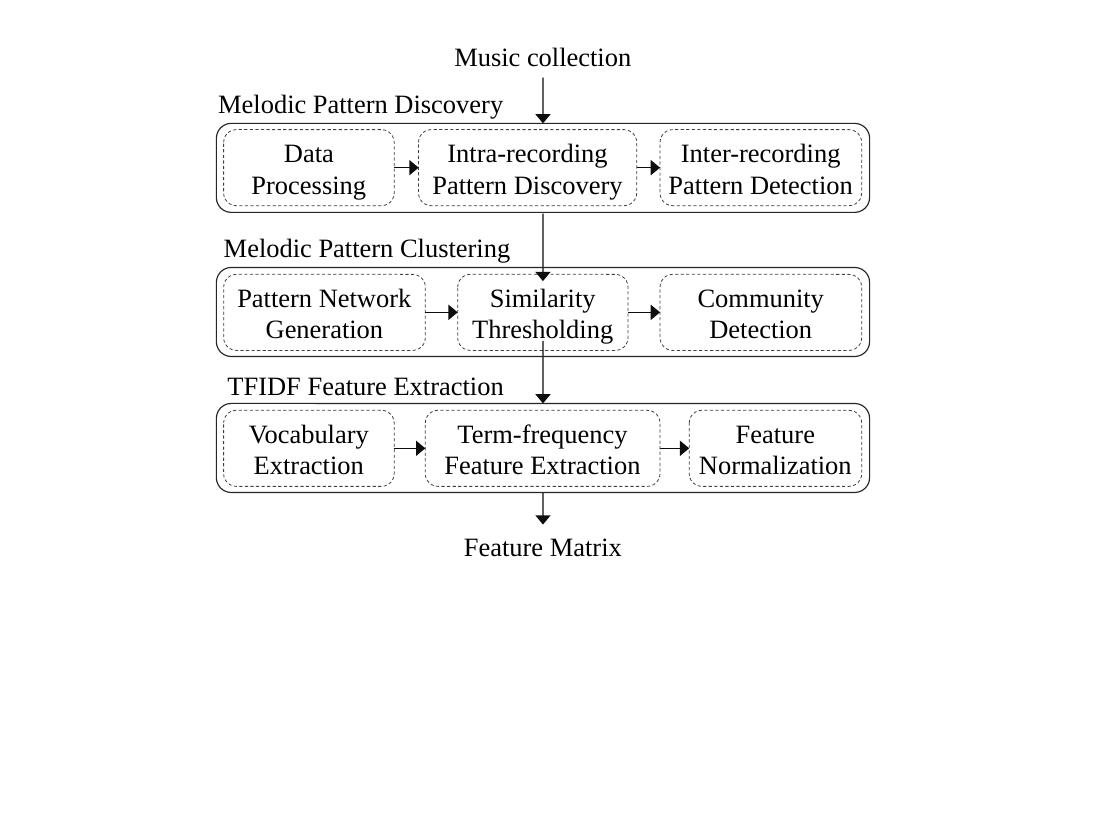
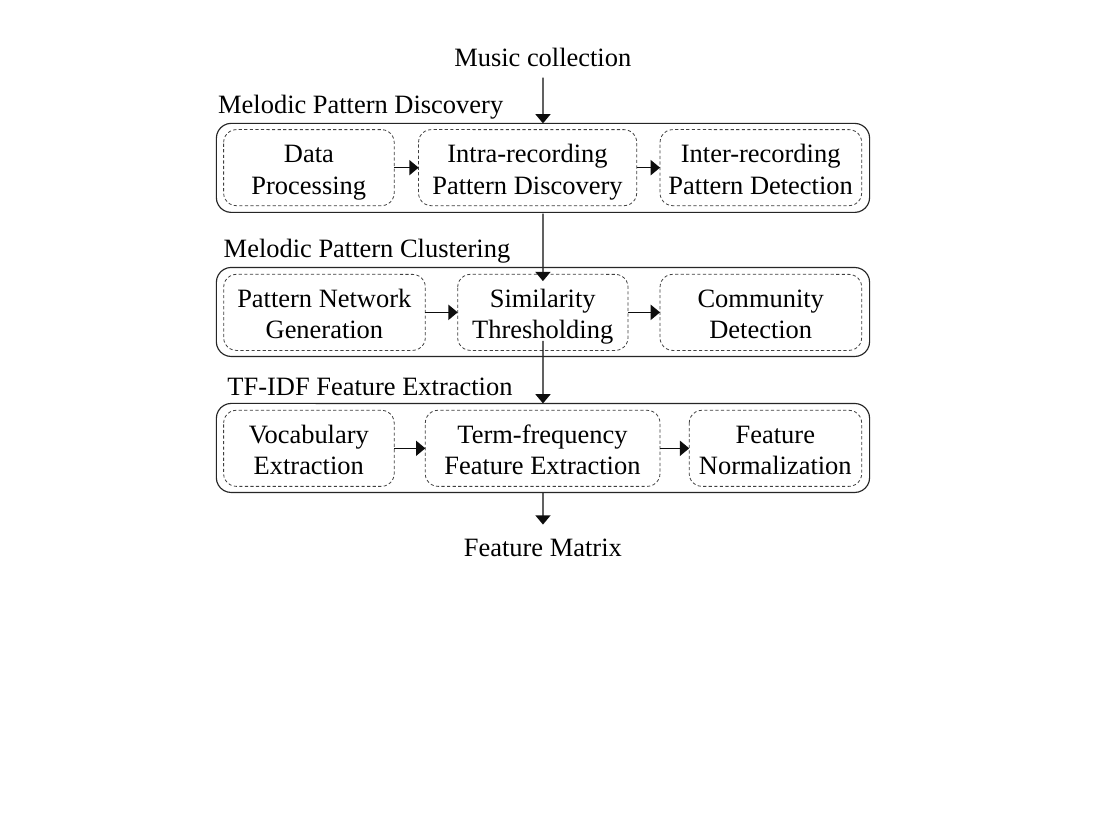
Before and after one commit to sankalpg/PhDThesis, a slide deck: slide 1 of ch07_ragaRecognition/figures/raga_recognition_figs.pptx. Drawn at 1120x840 pixels with LibreOffice and Linux fonts; fonts in the diff are those of the drawing. Boxes give left, top, right and bottom in pixels: in the first picture for what was removed or moved away, otherwise in the second. Text is boxed around its words. In the diff, an @@ line names an element or a change of style, - is before the commit and + after.

```diff
--- a/ch07_ragaRecognition/figures/raga_recognition_figs.pptx
+++ b/ch07_ragaRecognition/figures/raga_recognition_figs.pptx
@@ text at box(227, 377, 512, 396): text changed @@
-TFIDF Feature Extraction
+TF-IDF Feature Extraction
```
Also in this commit, not shown: 2 other files.
